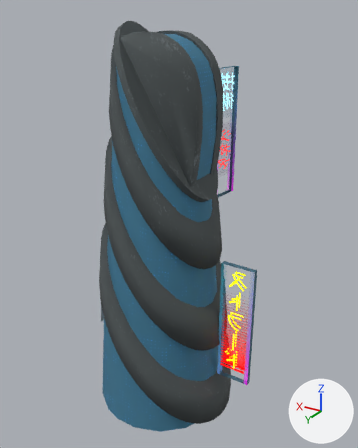
A saved change to the FBX model Assets/XanaBuilder Assets/Models/BLD/13_SciFiBuilding/BLD1310022_Building22/BLD1310022.fbx.
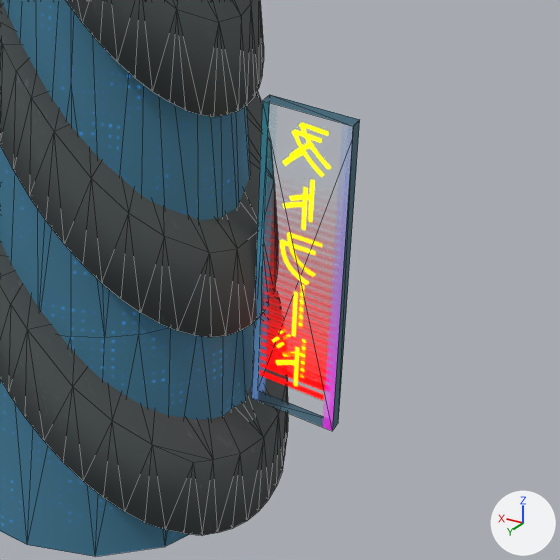
The first picture shows the older version from a 50 mm camera at (-17.9, 29.4, 30.6) aimed at (-0.1, -0.4, 15.8). The close-ups show both versions on the part from 35% to 93% of the width and 50% to 97% of the height of that picture; other places that the commit changed are outside them. Lighting does not change. The marker at lower right points along +X, +Y and +Z. The close-ups show mesh edges as thin lines. Where no turn or scale is listed for an object, it has been applied to the vertices.

The first close-up shows 'smBLD1310022'.
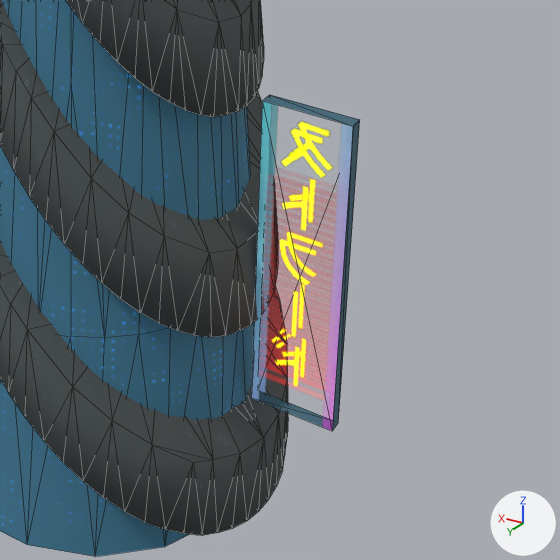
The change, as JSON lines over the scene's bpy script:
```json
{"op": "set", "path": "img_txbld1310022_diffuse02_png", "old": "load_image('txBLD1310022_Diffuse02.png', '_unpacked/txBLD1310022_Diffuse02.png', 1024, 1024, 'sRGB')", "new": "load_image('txBLD1310022_Diffuse02.png', 'txBLD1310022_Diffuse02.png', 1024, 1024, 'Non-Color')"}
{"op": "add", "block": "mat_mtbld1310022_placemode02", "code": "n4 = _N.new('ShaderNodeTexImage'); n4.name = 'Image Texture.002'"}
{"op": "add", "block": "mat_mtbld1310022_placemode02", "code": "n4.image = img_txbld1310022_diffuse02_png"}
{"block": "mat_mtbld1310022_placemode02", "where": "n2 = _N.new('ShaderNodeTexImage'); n2.name = 'Image Texture'"}
{"block": "mat_mtbld1310022_placemode02", "where": "n0 = _N.new('ShaderNodeBsdfPrincipled'); n0.name = 'Principled BSDF'"}
{"op": "remove", "block": "mat_mtbld1310022_placemode02", "code": "_L.new(n2.outputs[1], n0.inputs[4])  # 'Alpha' to 'Alpha'"}
{"op": "add", "block": "mat_mtbld1310022_placemode02", "code": "_L.new(n4.outputs[0], n0.inputs[4])  # 'Color' to 'Alpha'"}
```

Location of each change, [x1, y1, x2, y2] in pixels of the close-ups (560 x 560 px):
```json
{"object": "smBLD1310022", "change": "surface changed", "before": [207, 99, 355, 431], "after": [207, 99, 355, 431]}
```
